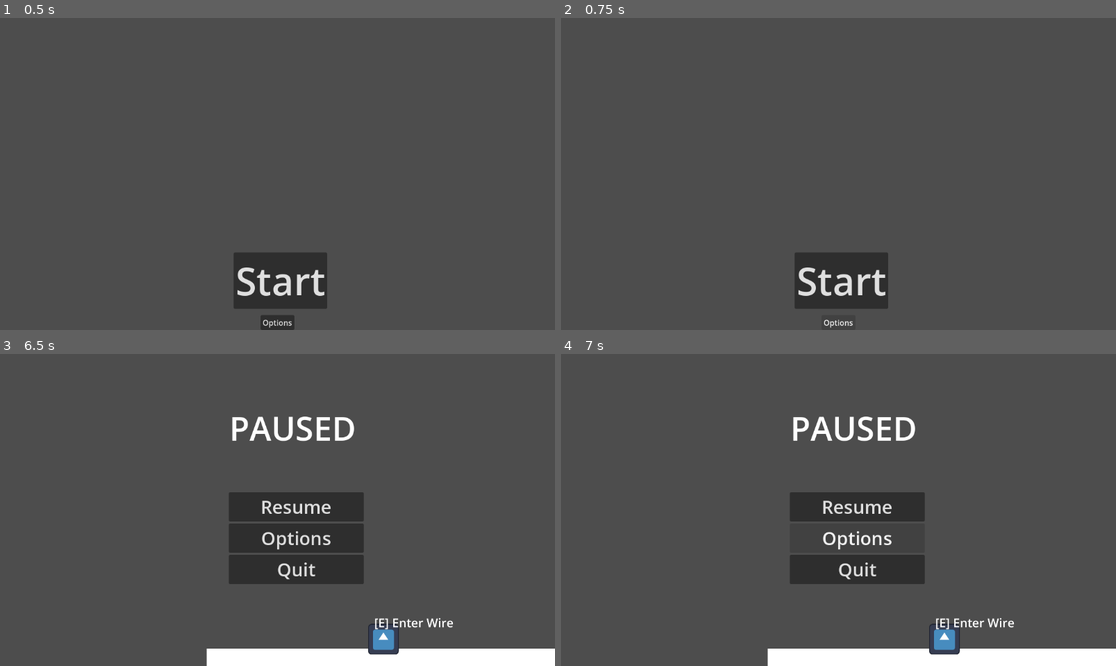
Above: before the commit, frames 1-4 (two rows, left to right).
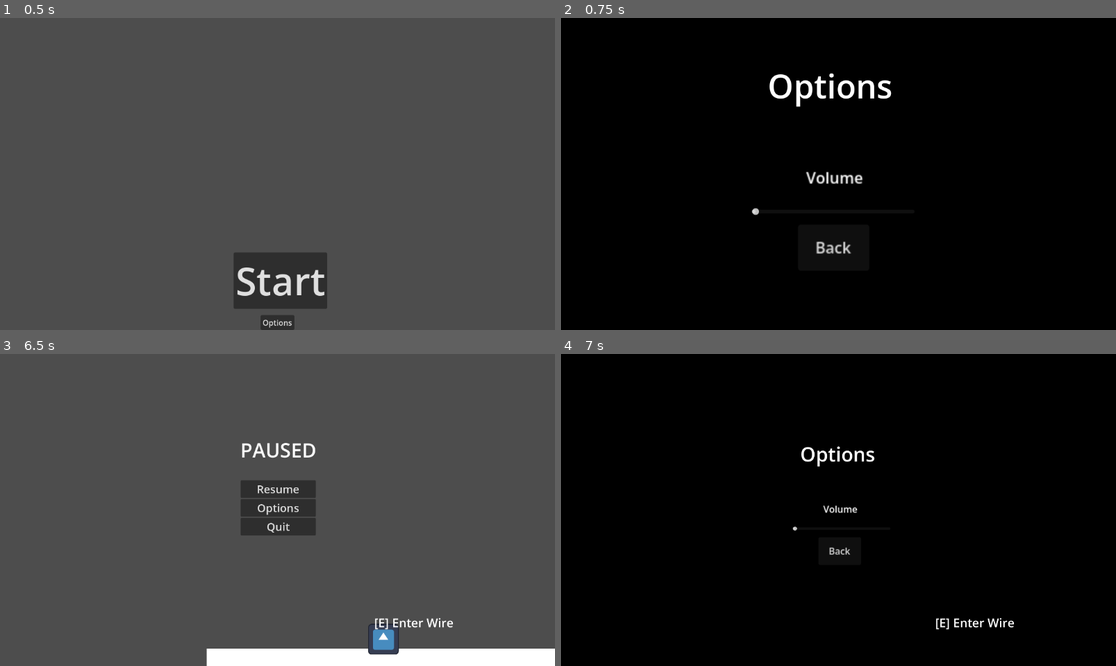
Above: after the commit, the same moments.

Repository: The-Spark-Industries/spark-energy
Game: Godot game, scene res://Master Scenes/titleScreen.tscn
Same seed, same stepped clock (60 frames per second), same inputs: the game is played once before the commit and once after it. The engine's default icon, where the game draws it, is replaced by a stand-in: a white triangle on a blue panel in a dark square.
Inputs (mouse positions are in pixels of both pictures, inside the frame that each line leads up to):
- Up to frame 1 (0.5 s): no input
- Up to frame 2 (0.75 s): click "Options" at 0.5 s
- Up to frame 3 (6.5 s): click (271, 584) at 1.25 s, where only the run after the commit has a clickable "Back"; click "Start" at 2 s; tap Enter at 2.75 s; hold D (move_right) 2.78-4.28 s; tap E (interact) every 0.75 s from 2.85 to 5.85 s; tap Space (jump) at 3.02, 3.77, 5.27, 6.02 s; hold A (move_left) 4.28-5.03 s; hold D (move_right) from 5.03 s (still down); tap Escape (pause) at 6.4 s
- Up to frame 4 (7 s): release D (move_right) at 6.5 s; click "Options" at 6.5 s

Frame 1 is identical in both runs. In frame 2, 100% of the frame differs, in the area x 0-100%, y 0-100%; in frame 3, 6.9%; in frame 4, 100%.

Commit message:
Finished

Diff:
--- a/Master Scenes/level1.tscn
+++ b/Master Scenes/level1.tscn
@@ -90,15 +90,16 @@
 room_size = Vector2(2560, 1440)
 
 [node name="pauseMenu" parent="RoomCamera" unique_id=1118913350 instance=ExtResource("4_nuwp2")]
-anchors_preset = 14
-anchor_top = 0.5
-anchor_bottom = 0.5
-offset_left = -1074.0
-offset_top = -434.0
-offset_right = -1074.0
-offset_bottom = -434.0
-scale = Vector2(2, 2)
-metadata/_edit_use_anchors_ = true
+anchors_preset = 0
+anchor_right = 0.0
+anchor_bottom = 0.0
+offset_left = 3.0
+offset_top = 340.0
+offset_right = 3.0
+offset_bottom = 340.0
+grow_horizontal = 1
+grow_vertical = 1
+scale = Vector2(1.2, 1.2)
 
 [node name="WirePath1" type="Node2D" parent="." unique_id=1125744823]
 position = Vector2(482, 1254)
--- a/Master Scenes/optionsMenu.tscn
+++ /dev/null
@@ -1,20 +0,0 @@
-[gd_scene format=3 uid="uid://bxbhlok1w33g"]
-
-[node name="OptionsMenu" type="Control" unique_id=874374538]
-layout_mode = 3
-anchors_preset = 15
-anchor_right = 1.0
-anchor_bottom = 1.0
-grow_horizontal = 2
-grow_vertical = 2
-
-[node name="VBoxContainer" type="VBoxContainer" parent="." unique_id=644160531]
-layout_mode = 0
-offset_right = 1136.0
-offset_bottom = 649.0
-
-[node name="Label" type="Label" parent="VBoxContainer" unique_id=201942575]
-layout_mode = 2
-size_flags_horizontal = 4
-theme_override_font_sizes/font_size = 68
-text = "OPTIONS"
--- a/Master Scenes/pauseMenu.tscn
+++ b/Master Scenes/pauseMenu.tscn
@@ -13,22 +13,36 @@
 script = ExtResource("1_pbpjw")
 
 [node name="VBoxContainer" type="VBoxContainer" parent="." unique_id=2106908940]
-layout_mode = 0
-offset_right = 1136.0
-offset_bottom = 649.0
+layout_mode = 1
+anchors_preset = -1
+anchor_left = 0.5
+anchor_top = -0.12900001
+anchor_right = 0.5
+offset_left = -568.5
+offset_top = -538.408
+offset_right = 568.5
+offset_bottom = -143.0
+grow_horizontal = 2
 
 [node name="Label" type="Label" parent="VBoxContainer" unique_id=347848596]
 layout_mode = 2
 size_flags_horizontal = 4
+size_flags_vertical = 1
 theme_override_font_sizes/font_size = 68
 text = "PAUSED"
 
 [node name="VBoxContainer2" type="VBoxContainer" parent="." unique_id=226805135]
-layout_mode = 0
-offset_left = 436.0
-offset_top = 180.0
-offset_right = 716.0
-offset_bottom = 649.0
+layout_mode = 1
+anchors_preset = 7
+anchor_left = 0.5
+anchor_top = 1.0
+anchor_right = 0.5
+anchor_bottom = 1.0
+offset_left = -130.0
+offset_top = -386.0
+offset_right = 130.0
+grow_horizontal = 2
+grow_vertical = 0
 size_flags_horizontal = 4
 size_flags_vertical = 3
 
@@ -48,6 +62,57 @@
 theme_override_font_sizes/font_size = 38
 text = "Quit"
 
+[node name="optionsMenu" type="Control" parent="." unique_id=2128573208]
+anchors_preset = 0
+offset_right = 1148.0
+offset_bottom = 647.0
+
+[node name="blackBox" type="ColorRect" parent="optionsMenu" unique_id=1913240952]
+layout_mode = 0
+offset_left = -1770.0
+offset_top = -1384.0
+offset_right = -610.0
+offset_bottom = -733.0
+scale = Vector2(4, 4)
+color = Color(0, 0, 0, 1)
+
+[node name="optionsTitle" type="Label" parent="optionsMenu" unique_id=372810817]
+layout_mode = 0
+offset_left = -135.0
+offset_top = -524.0
+offset_right = 127.0
+offset_bottom = -431.0
+size_flags_horizontal = 4
+theme_override_font_sizes/font_size = 68
+text = "Options"
+
+[node name="volume" type="Label" parent="optionsMenu" unique_id=1566470205]
+layout_mode = 0
+offset_left = -55.0
+offset_top = -310.0
+offset_right = 4.0
+offset_bottom = -287.0
+scale = Vector2(2, 2)
+text = "Volume"
+
+[node name="volumeSlider" type="HSlider" parent="optionsMenu" unique_id=1934130321]
+layout_mode = 0
+offset_left = -161.0
+offset_top = -276.0
+offset_right = 177.0
+offset_bottom = -162.0
+step = 0.5
+
+[node name="backButton" type="Button" parent="optionsMenu" unique_id=385867325]
+layout_mode = 0
+offset_left = -72.0
+offset_top = -189.0
+offset_right = 2.0
+offset_bottom = -141.0
+scale = Vector2(2, 2)
+text = "Back"
+
 [connection signal="pressed" from="VBoxContainer2/resume" to="." method="_on_resume_pressed"]
 [connection signal="pressed" from="VBoxContainer2/options" to="." method="_on_options_pressed"]
 [connection signal="pressed" from="VBoxContainer2/quit" to="." method="_on_quit_pressed"]
+[connection signal="pressed" from="optionsMenu/backButton" to="." method="_on_back_button_pressed"]
--- a/Master Scenes/titleScreen.tscn
+++ b/Master Scenes/titleScreen.tscn
@@ -53,4 +53,56 @@
 theme_override_font_sizes/font_size = 79
 text = "Start"
 
+[node name="optionsMenu" type="Control" parent="." unique_id=959929399]
+anchors_preset = 0
+offset_right = 1148.0
+offset_bottom = 647.0
+
+[node name="blackBox" type="ColorRect" parent="optionsMenu" unique_id=1912377119]
+layout_mode = 0
+offset_left = -1206.0
+offset_top = -766.0
+offset_right = -46.0
+offset_bottom = -115.0
+scale = Vector2(4, 4)
+color = Color(0, 0, 0, 1)
+
+[node name="optionsTitle" type="Label" parent="optionsMenu" unique_id=877339324]
+layout_mode = 0
+offset_left = 429.0
+offset_top = 94.0
+offset_right = 691.0
+offset_bottom = 187.0
+size_flags_horizontal = 4
+theme_override_font_sizes/font_size = 68
+text = "Options"
+
+[node name="volume" type="Label" parent="optionsMenu" unique_id=1642481558]
+layout_mode = 0
+offset_left = 509.0
+offset_top = 308.0
+offset_right = 568.0
+offset_bottom = 331.0
+scale = Vector2(2, 2)
+text = "Volume"
+
+[node name="volumeSlider" type="HSlider" parent="optionsMenu" unique_id=726158269]
+layout_mode = 0
+offset_left = 396.0
+offset_top = 345.0
+offset_right = 734.0
+offset_bottom = 459.0
+step = 0.5
+
+[node name="backButton" type="Button" parent="optionsMenu" unique_id=1752777088]
+layout_mode = 0
+offset_left = 492.0
+offset_top = 429.0
+offset_right = 566.0
+offset_bottom = 477.0
+scale = Vector2(2, 2)
+text = "Back"
+
+[connection signal="pressed" from="VBoxContainer2/Options" to="." method="_on_options_pressed"]
 [connection signal="pressed" from="Container/VBoxContainer/Start" to="." method="_on_start_pressed"]
+[connection signal="pressed" from="optionsMenu/backButton" to="." method="_on_back_button_pressed"]
--- a/Scripts/pause_menu.gd
+++ b/Scripts/pause_menu.gd
@@ -1,5 +1,6 @@
 extends Control
 
+@onready var oM =$optionsMenu
 
 # Called when the node enters the scene tree for the first time.
 func _ready() -> void:
@@ -11,10 +12,13 @@
 	if Input.is_action_pressed("pause"):
 		if (get_tree().paused==false ):
 			get_tree().paused= true
+			oM.visible =false
 			visible=true
 		elif (get_tree().paused ==true):
 			get_tree().paused= false
 			visible=false
+			oM.visible =false
+
 
 func _on_resume_pressed() -> void:
 	get_tree().paused = false
@@ -23,9 +27,13 @@
 
 
 func _on_options_pressed() -> void:
-	pass # Replace with function body.
+	oM.visible=true
 
 
 func _on_quit_pressed() -> void:
 	get_tree().paused = false
 	get_tree().change_scene_to_file("res://Master Scenes/titleScreen.tscn")
+
+
+func _on_back_button_pressed() -> void:
+	oM.visible=false
--- a/Scripts/title_screen.gd
+++ b/Scripts/title_screen.gd
@@ -1,9 +1,9 @@
 extends Control
 
-
+@onready var titleoptionsmenu = $optionsMenu
 # Called when the node enters the scene tree for the first time.
 func _ready() -> void:
-	pass # Replace with function body.
+	titleoptionsmenu.visible =false
 
 
 # Called every frame. 'delta' is the elapsed time since the previous frame.
@@ -13,3 +13,11 @@
 
 func _on_start_pressed() -> void:
 	get_tree().change_scene_to_file("res://Master Scenes/level1.tscn")
+
+
+func _on_options_pressed() -> void:
+	titleoptionsmenu.visible =true
+
+
+func _on_back_button_pressed() -> void:
+		titleoptionsmenu.visible =false
